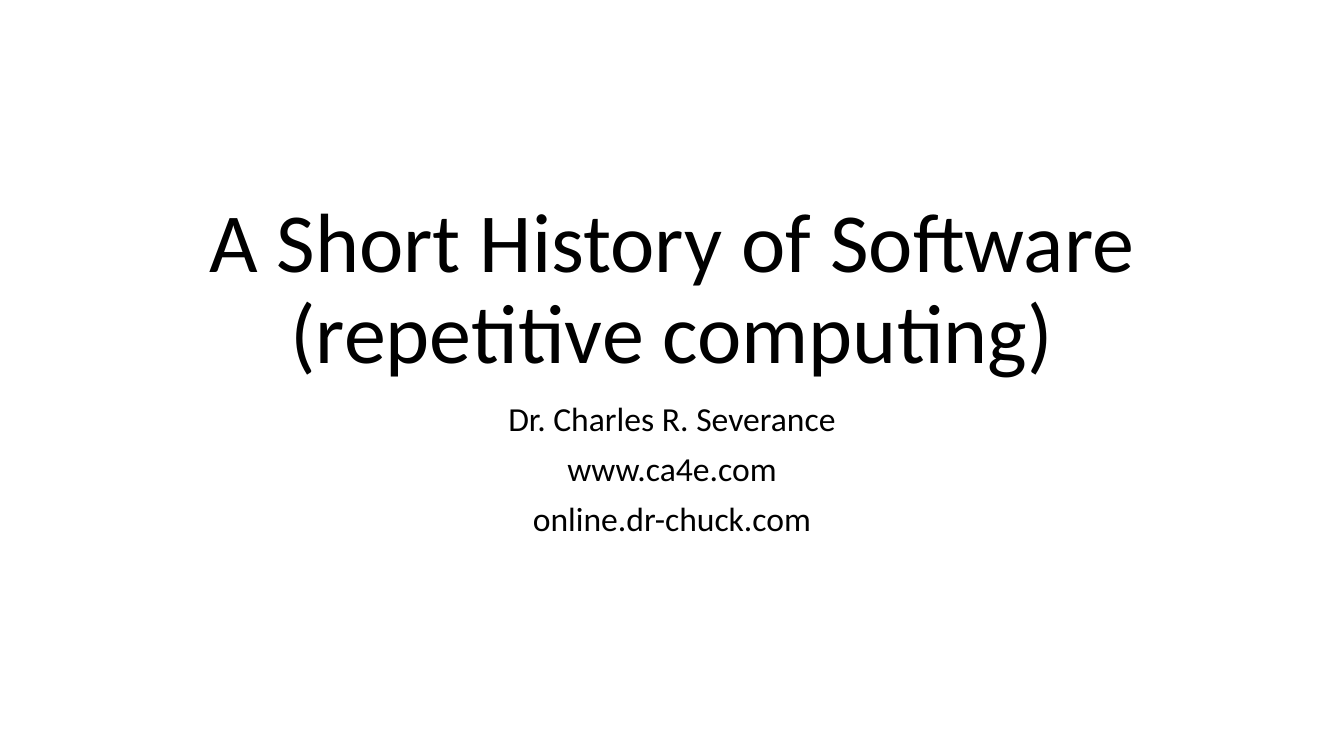
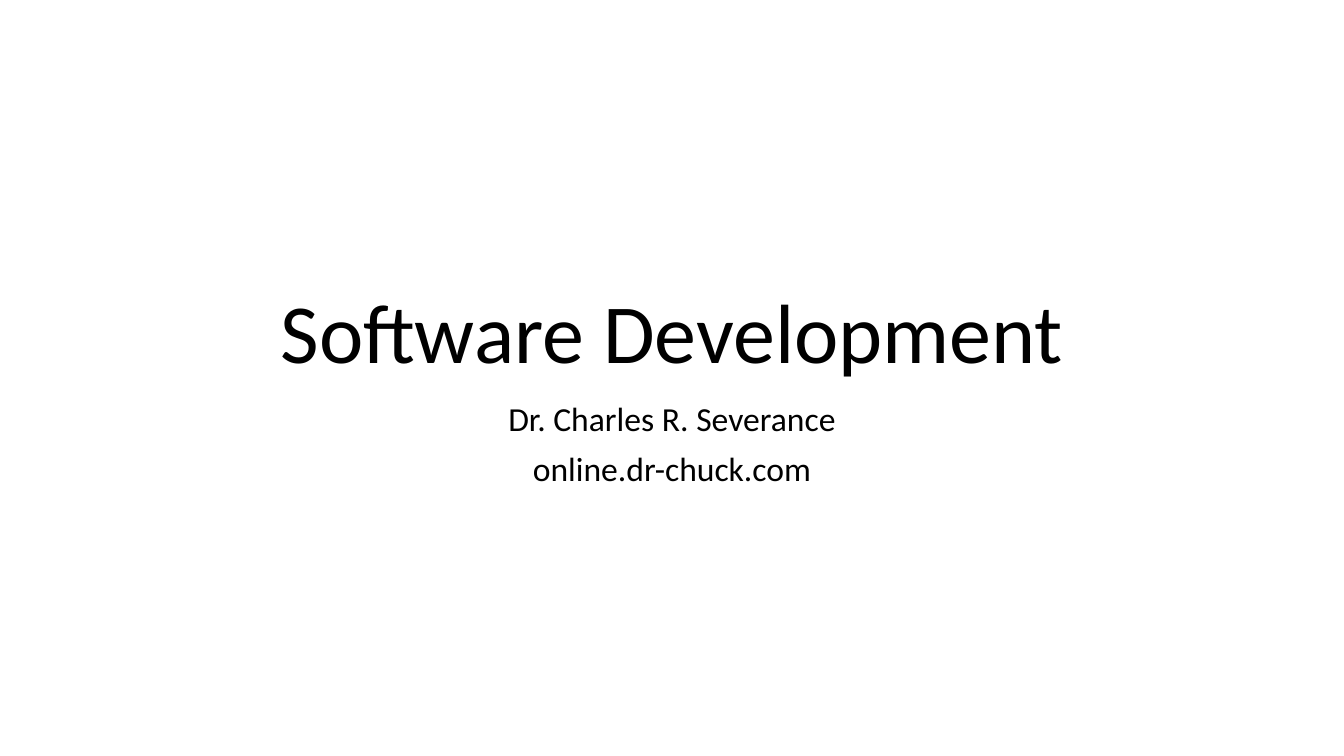
Before and after one commit to csev/ca4e, a slide deck: slide 1 of lectures/05-Software.pptx. Drawn at 1344x756 pixels with LibreOffice and Linux fonts; fonts in the diff are those of the drawing. Boxes give left, top, right and bottom in pixels: in the first picture for what was removed or moved away, otherwise in the second. Text is boxed around its words. In the diff, an @@ line names an element or a change of style, - is before the commit and + after.

```diff
--- a/lectures/05-Software.pptx
+++ b/lectures/05-Software.pptx
@@ title at box(280, 304, 1063, 377): text changed @@
-A Short History of Software (repetitive computing)
+Software Development
@@ subtitle at box(567, 459, 776, 482): paragraph removed @@
-www.ca4e.com
```
Also in this commit, not shown: 2 other slides changed, 4 slides added, 16 slides removed, 1 other file.
